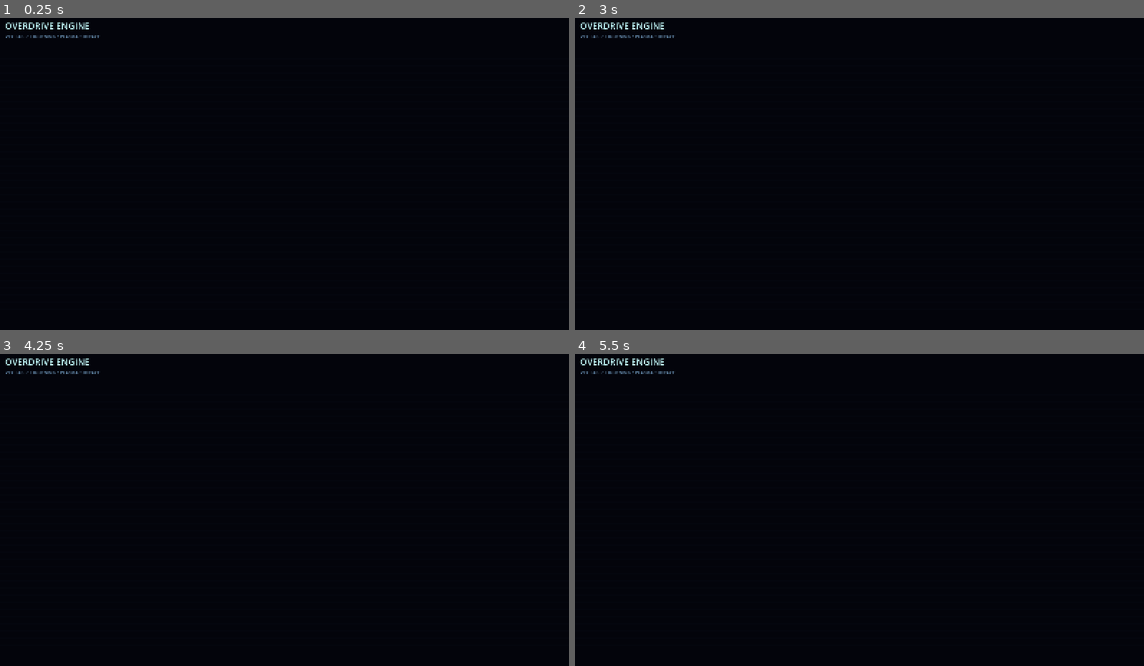
Above: before the commit, frames 1-4 (two rows, left to right).
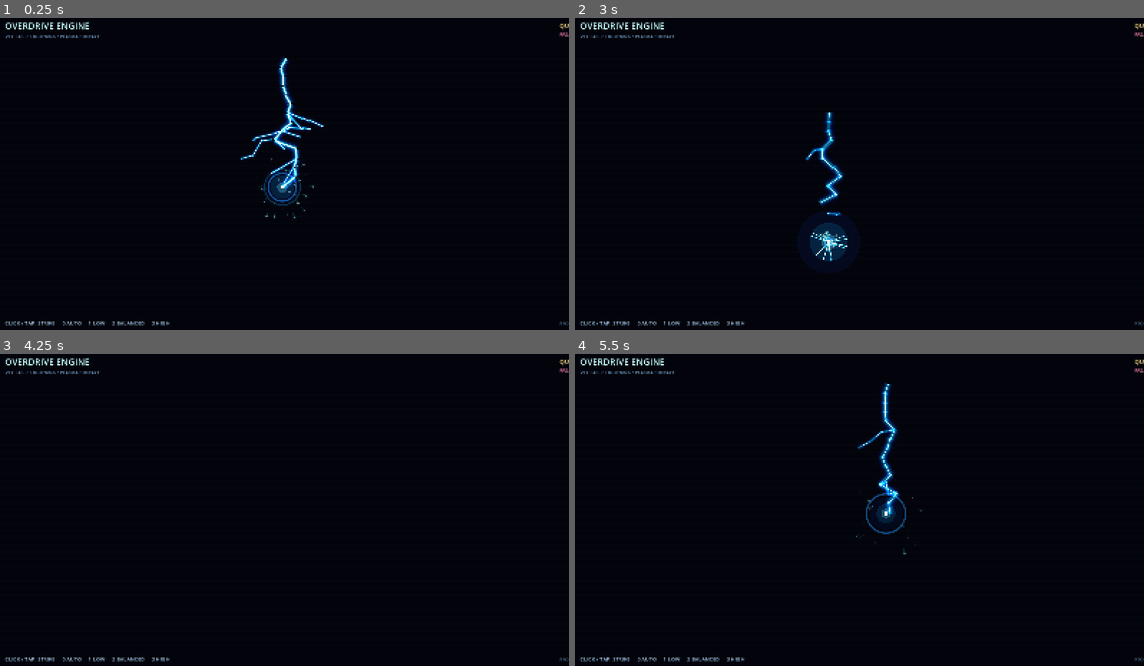
Above: after the commit, the same moments.

Repository: rifatsidik/elemental-overdrive
Game: Godot game, scene res://scenes/engine_lab.tscn
Same seed, same stepped clock (60 frames per second), same inputs: the game is played once before the commit and once after it.
Inputs (mouse positions are in pixels of both pictures, inside the frame that each line leads up to):
- Up to frame 1 (0.25 s): no input
- Up to frame 2 (3 s): tap Enter at 0.5, 2.75 s; move the mouse to (984, 161) at 0.52 s; hold D 0.53-1.28 s; tap 1 at 0.6, 2.3, 2.85 s; click (984, 161) at 0.67 s; tap 2 at 0.8, 1.35 s; move the mouse to (740, 192) at 1.27 s; hold S 1.28-2.03 s; tap 3 at 1.55, 2.1 s; tap Space at 2 s; move the mouse to (916, 105) at 2.02 s; hold D 2.03-2.78 s; move the mouse to (831, 242) at 2.77 s; hold W from 2.78 s (still down); click (831, 242) at 2.92 s
- Up to frame 3 (4.25 s): tap 2 at 3.05, 3.6 s; move the mouse to (455, 563) at 3.52 s; release W at 3.53 s; hold A from 3.53 s (still down); tap 3 at 3.8 s
- Up to frame 4 (5.5 s): tap Space at 4.25 s; move the mouse to (683, 466) at 4.27 s; tap 3 at 4.35 s; tap 1 at 4.55 s; tap Enter at 5 s; move the mouse to (887, 513) at 5.02 s; release A at 5.03 s; hold S from 5.03 s (still down); tap 0 at 5.1 s; click (887, 513) at 5.17 s; tap 2 at 5.3 s

The runs differ from the first frame. In frame 1, 1.9% of the frame differs, in the area x 0-100%, y 1-99%; in frame 2, 1.5%; in frame 3, 0.3%; in frame 4, 1.3%.
Error before the commit: Parse Error: Member "Quality" is not a function. (res://scripts/performance/performance_director.gd:54)

Commit message:
Fix enum conversion parse error in quality director

Diff:
--- a/scripts/performance/performance_director.gd
+++ b/scripts/performance/performance_director.gd
@@ -6,7 +6,7 @@
 
 enum Quality { LOW, BALANCED, HIGH }
 
-var quality: Quality = Quality.BALANCED
+var quality: int = Quality.BALANCED
 var adaptive_enabled: bool = true
 var fps_average: float = 0.0
 var frame_time_ms: float = 0.0
@@ -51,16 +51,16 @@
     _decision_timer = 0.0
 
     if _low_fps_time >= 1.6 and quality != Quality.LOW:
-        set_quality(Quality(maxi(0, int(quality) - 1)))
+        set_quality(maxi(Quality.LOW, quality - 1))
         _low_fps_time = 0.0
         _high_fps_time = 0.0
     elif _high_fps_time >= 5.0 and quality != Quality.HIGH:
-        set_quality(Quality(mini(2, int(quality) + 1)))
+        set_quality(mini(Quality.HIGH, quality + 1))
         _low_fps_time = 0.0
         _high_fps_time = 0.0
 
-func set_quality(next_quality: Quality) -> void:
-    quality = next_quality
+func set_quality(next_quality: int) -> void:
+    quality = clampi(next_quality, Quality.LOW, Quality.HIGH)
 
 func set_adaptive(enabled: bool) -> void:
     adaptive_enabled = enabled
